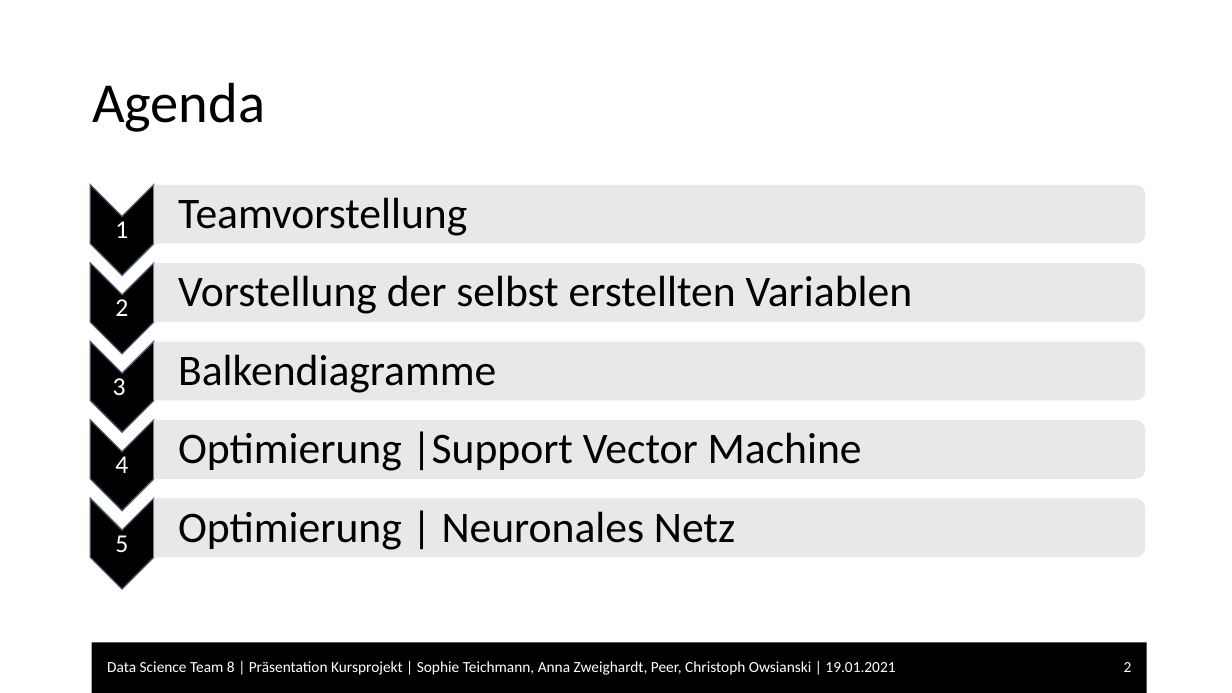
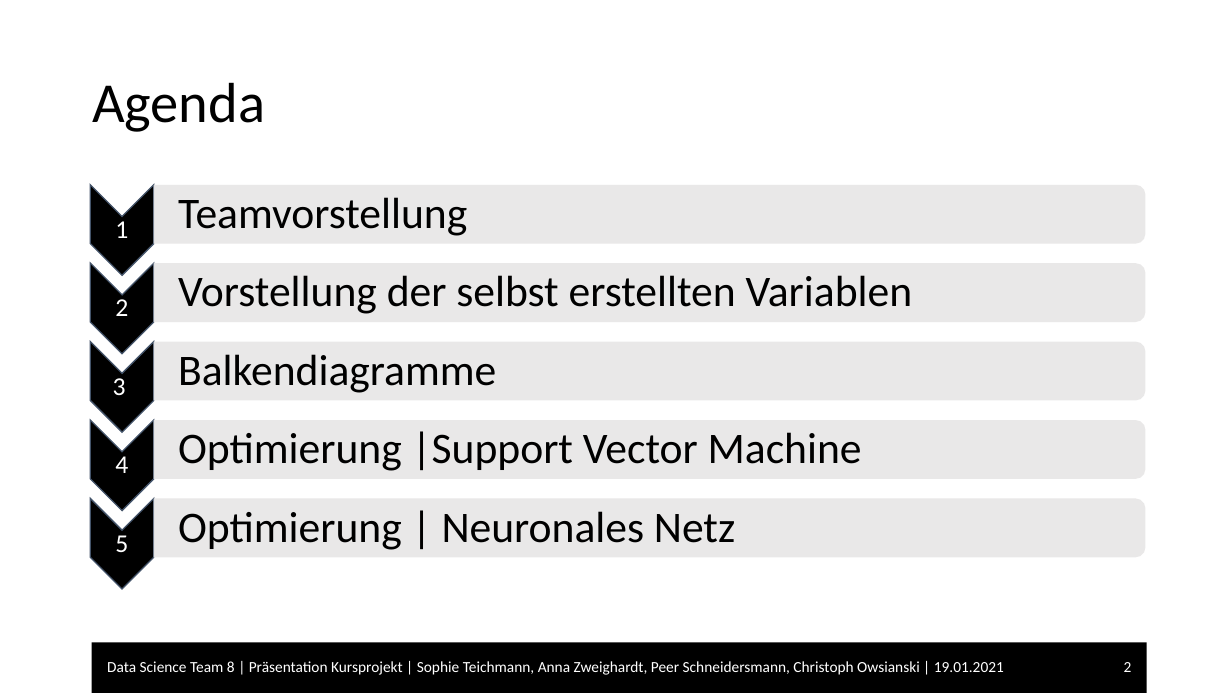
Before and after one commit to christophson3/Data-science-Team-8, a slide deck: slide 2 of Präsentation_Kursprojekt_Team8.pptx. Drawn at 1232x693 pixels with LibreOffice and Linux fonts; fonts in the diff are those of the drawing; background and template pictures are left out. Boxes give left, top, right and bottom in pixels: in the first picture for what was removed or moved away, otherwise in the second. Text is boxed around its words. In the diff, an @@ line names an element or a change of style, - is before the commit and + after.

Commit message:
PPX-Update_Peer

```diff
--- a/Präsentation_Kursprojekt_Team8.pptx
+++ b/Präsentation_Kursprojekt_Team8.pptx
@@ text at [107,661,1004,675]: text changed @@
-Data Science Team 8 | Präsentation Kursprojekt | Sophie Teichmann, Anna Zweighardt, Peer, Christoph Owsianski | 19.01.2021
+Data Science Team 8 | Präsentation Kursprojekt | Sophie Teichmann, Anna Zweighardt, Peer Schneidersmann, Christoph Owsianski | 19.01.2021
```
Also in this commit, not shown: 5 other slides changed.
